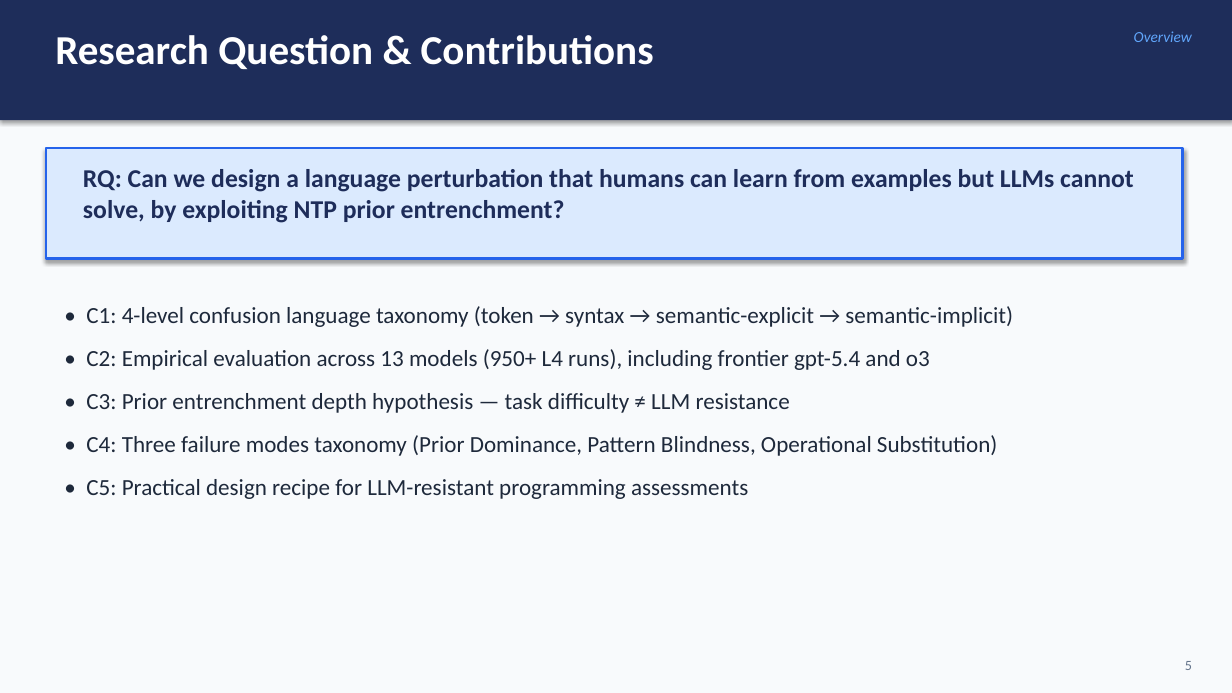
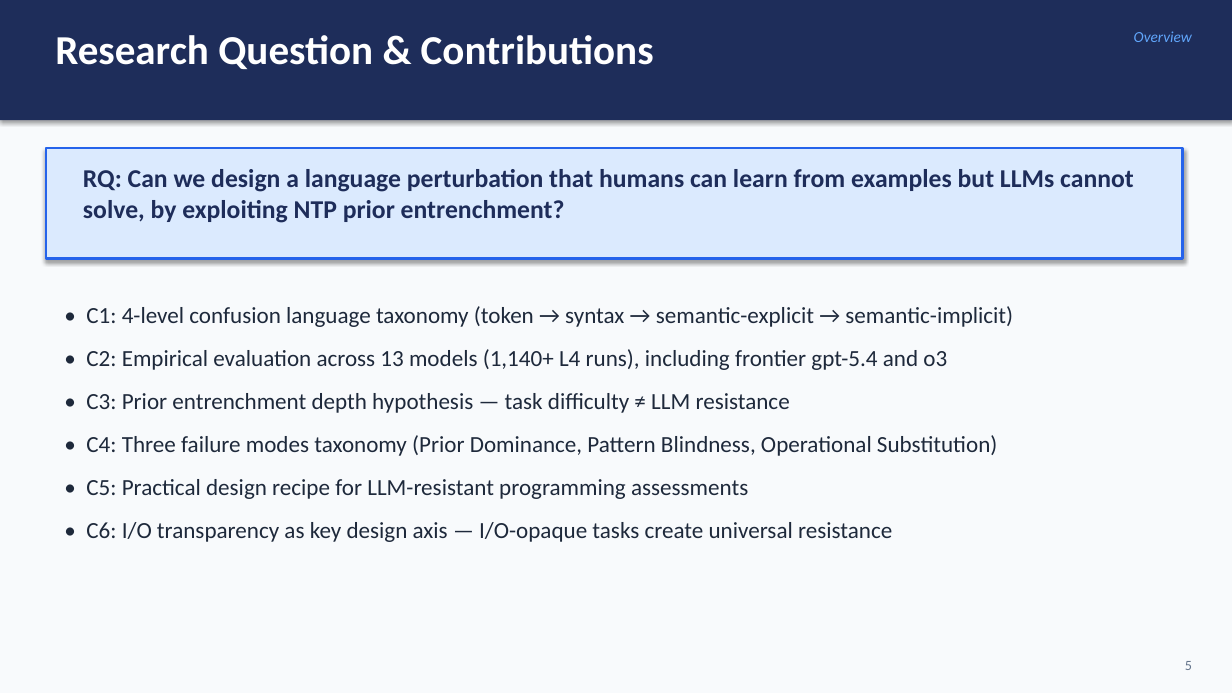
Before and after one commit to Jaeyeong-CHOI/cse307-open-project, a slide deck: slide 5 of presentation/research-slides-v2.pptx. Drawn at 1232x693 pixels with LibreOffice and Linux fonts; fonts in the diff are those of the drawing. Boxes give left, top, right and bottom in pixels: in the first picture for what was removed or moved away, otherwise in the second. Text is boxed around its words. In the diff, an @@ line names an element or a change of style, - is before the commit and + after.

```diff
--- a/presentation/research-slides-v2.pptx
+++ b/presentation/research-slides-v2.pptx
@@ text at [86,349,947,370]: text changed @@
-• C2: Empirical evaluation across 13 models (950+ L4 runs), including frontier gpt-5.4 and o3
+• C2: Empirical evaluation across 13 models (1,140+ L4 runs), including frontier gpt-5.4 and o3
@@ text at [86,522,892,542]: paragraph added @@
+• C6: I/O transparency as key design axis — I/O-opaque tasks create universal resistance
```
Also in this commit, not shown: 8 other slides changed, 3 slides added, 1 other file.
